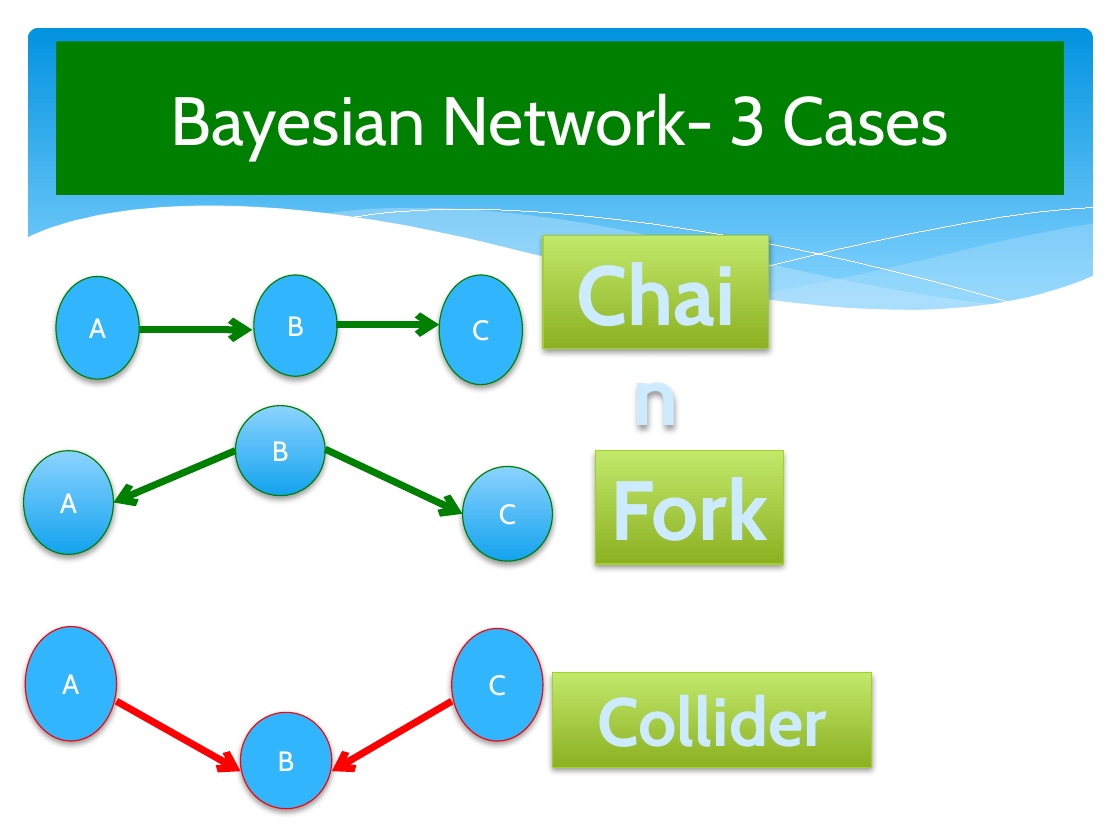
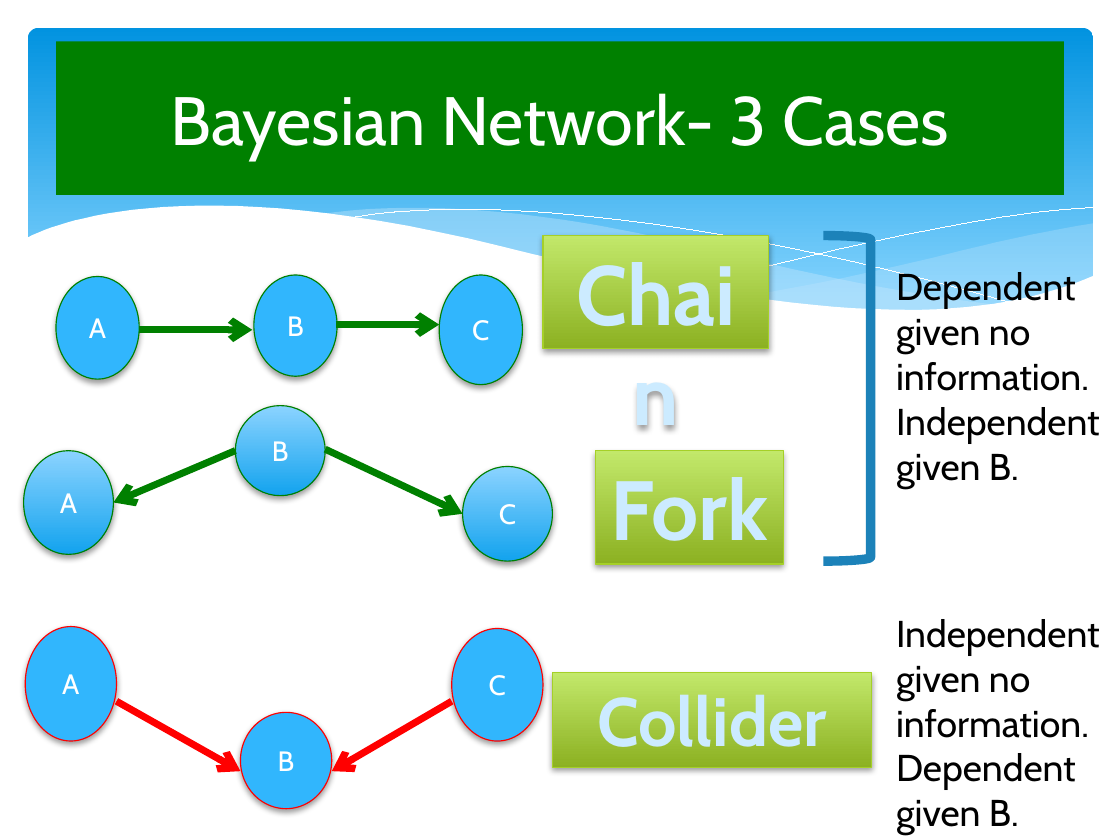
Before and after one commit to LeJit/DSSGLearningLunch, a slide deck: slide 10 of Causation.pptx. Drawn at 1120x840 pixels with LibreOffice and Linux fonts; fonts in the diff are those of the drawing. Boxes give left, top, right and bottom in pixels: in the first picture for what was removed or moved away, otherwise in the second. Text is boxed around its words. In the diff, an @@ line names an element or a change of style, - is before the commit and + after.

```diff
--- a/Causation.pptx
+++ b/Causation.pptx
@@ right bracket added at (x1=823, y1=235, x2=870, y2=561), outline #1C83B9 6 pt @@
@@ text added at (x1=896, y1=272, x2=1100, y2=488), 24 pt, text #000000 @@
+Dependent given no information. Independent given B.
@@ text added at (x1=896, y1=619, x2=1100, y2=835), 24 pt, text #000000 @@
+Independent given no information. Dependent given B.
```
Also in this commit, not shown: 5 other slides changed, 7 other files.
